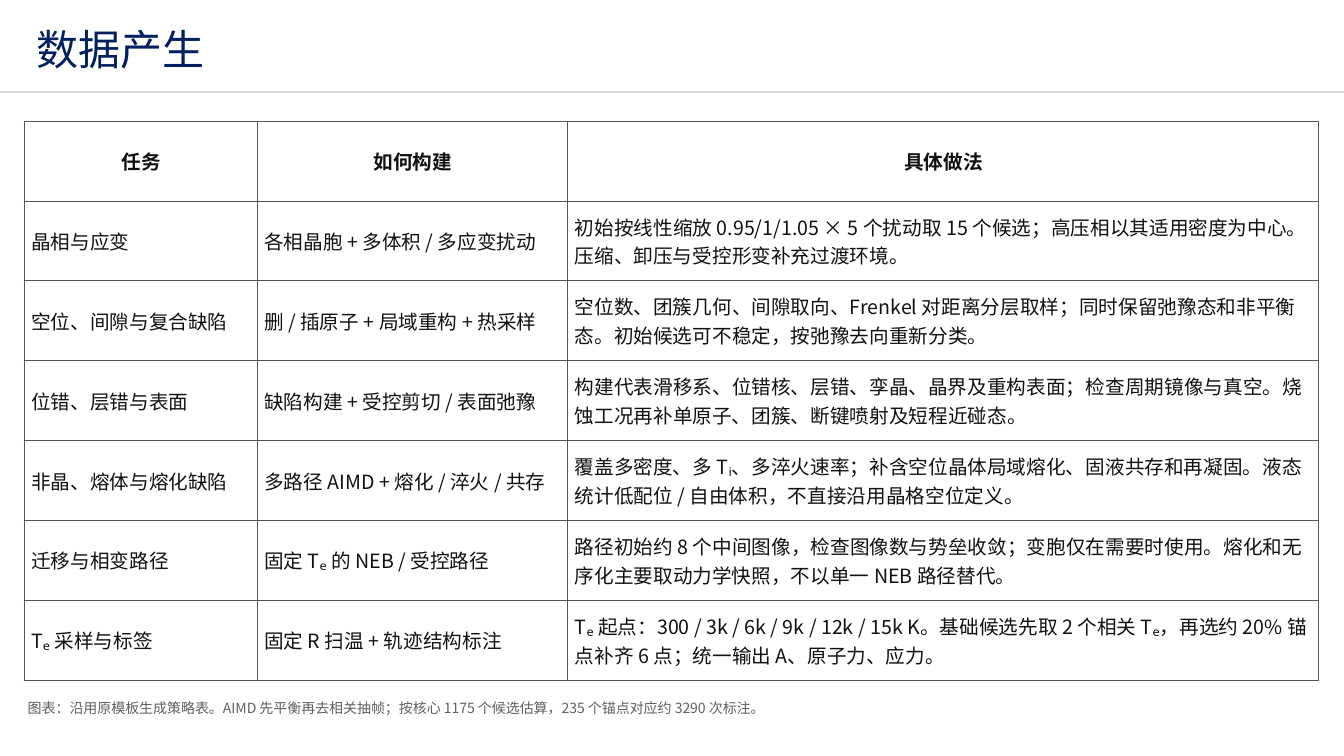
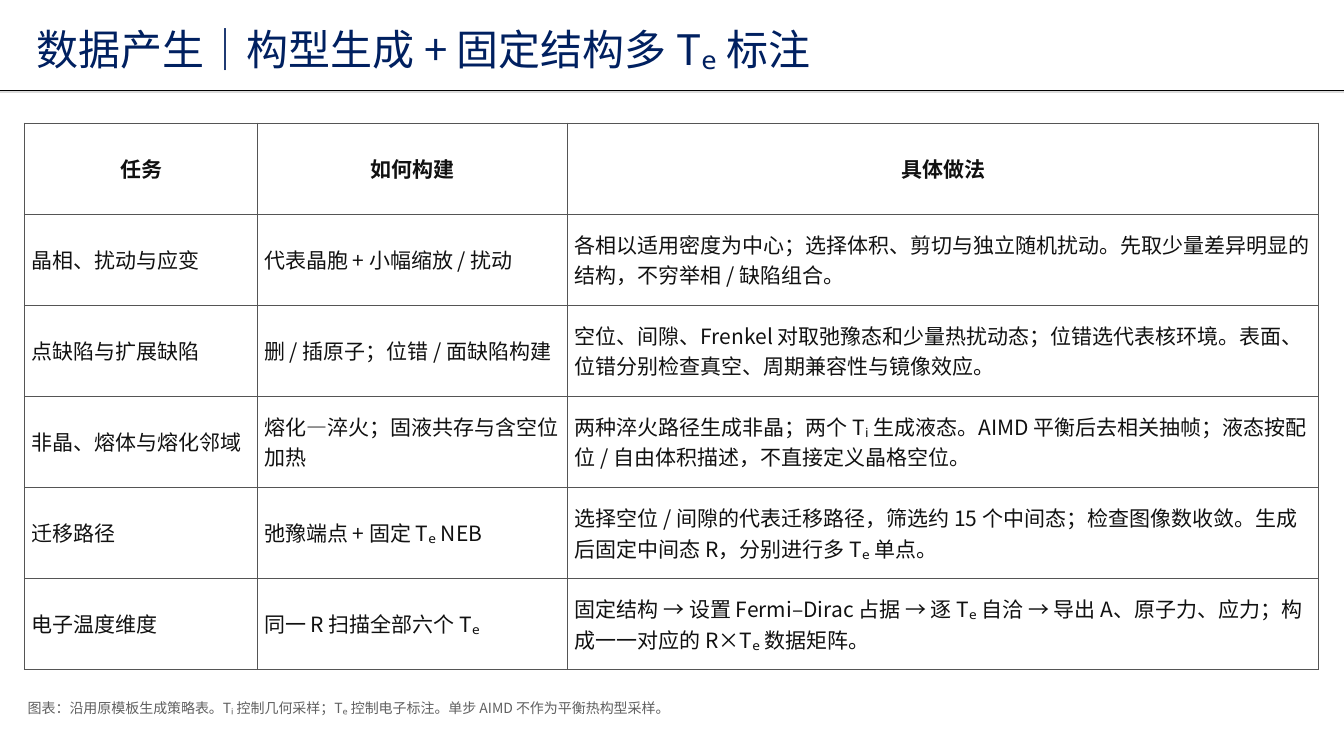
Before and after one commit to Sonnyn207/initial-dataset-configuration, a slide deck: slide 3 of deliverables/Si_Te_Initial_Dataset_5slides.pptx (slide 4 before the commit). Drawn at 1344x756 pixels with LibreOffice and Linux fonts; fonts in the diff are those of the drawing. Boxes give left, top, right and bottom in pixels: in the first picture for what was removed or moved away, otherwise in the second. Text is boxed around its words. In the diff, an @@ line names an element or a change of style, - is before the commit and + after.

```diff
--- a/deliverables/Si_Te_Initial_Dataset_5slides.pptx
+++ b/deliverables/Si_Te_Initial_Dataset_5slides.pptx
@@ text at (x1=37, y1=28, x2=810, y2=70): text changed @@
-数据产生
+数据产生｜构型生成 + 固定结构多 Tₑ 标注
@@ line added from (0, 90) to (1344, 90), #000000 0.5 pt @@
@@ table at (x1=24, y1=123, x2=1319, y2=669) @@
-row 2: 晶相与应变 | 各相晶胞 + 多体积 / 多应变扰动 | 初始按线性缩放 0.95/1/1.05 × 5 个扰动取 15 个候选；高压相以其适用密度为中心。压缩、卸压与受控形变补充过渡环境。
-row 3: 空位、间隙与复合缺陷 | 删 / 插原子 + 局域重构 + 热采样 | 空位数、团簇几何、间隙取向、Frenkel 对距离分层取样；同时保留弛豫态和非平衡态。初始候选可不稳定，按弛豫去向重新分类。
-row 4: 位错、层错与表面 | 缺陷构建 + 受控剪切 / 表面弛豫 | 构建代表滑移系、位错核、层错、孪晶、晶界及重构表面；检查周期镜像与真空。烧蚀工况再补单原子、团簇、断键喷射及短程近碰态。
-row 5: 非晶、熔体与熔化缺陷 | 多路径 AIMD + 熔化 / 淬火 / 共存 | 覆盖多密度、多 Tᵢ、多淬火速率；补含空位晶体局域熔化、固液共存和再凝固。液态统计低配位 / 自由体积，不直接沿用晶格空位定义。
-row 6: 迁移与相变路径 | 固定 Tₑ 的 NEB / 受控路径 | 路径初始约 8 个中间图像，检查图像数与势垒收敛；变胞仅在需要时使用。熔化和无序化主要取动力学快照，不以单一 NEB 路径替代。
-row 7: Tₑ 采样与标签 | 固定 R 扫温 + 轨迹结构标注 | Tₑ 起点：300 / 3k / 6k / 9k / 12k / 15k K。基础候选先取 2 个相关 Tₑ，再选约 20% 锚点补齐 6 点；统一输出 A、原子力、应力。
+row 2: 晶相、扰动与应变 | 代表晶胞 + 小幅缩放 / 扰动 | 各相以适用密度为中心；选择体积、剪切与独立随机扰动。先取少量差异明显的结构，不穷举相 / 缺陷组合。
+row 3: 点缺陷与扩展缺陷 | 删 / 插原子；位错 / 面缺陷构建 | 空位、间隙、Frenkel 对取弛豫态和少量热扰动态；位错选代表核环境。表面、位错分别检查真空、周期兼容性与镜像效应。
+row 4: 非晶、熔体与熔化邻域 | 熔化—淬火；固液共存与含空位加热 | 两种淬火路径生成非晶；两个 Tᵢ 生成液态。AIMD 平衡后去相关抽帧；液态按配位 / 自由体积描述，不直接定义晶格空位。
+row 5: 迁移路径 | 弛豫端点 + 固定 Tₑ NEB | 选择空位 / 间隙的代表迁移路径，筛选约 15 个中间态；检查图像数收敛。生成后固定中间态 R，分别进行多 Tₑ 单点。
+row 6: 电子温度维度 | 同一 R 扫描全部六个 Tₑ | 固定结构 → 设置 Fermi–Dirac 占据 → 逐 Tₑ 自洽 → 导出 A、原子力、应力；构成一一对应的 R×Tₑ 数据矩阵。
@@ text at (x1=28, y1=701, x2=669, y2=715): text changed @@
-图表：沿用原模板生成策略表。AIMD 先平衡再去相关抽帧；按核心 1175 个候选估算，235 个锚点对应约 3290 次标注。
+图表：沿用原模板生成策略表。Tᵢ 控制几何采样；Tₑ 控制电子标注。单步 AIMD 不作为平衡热构型采样。
```
Also in this commit, not shown: 3 other slides changed, 1 slide added, 1 slide removed, 1 other file.
